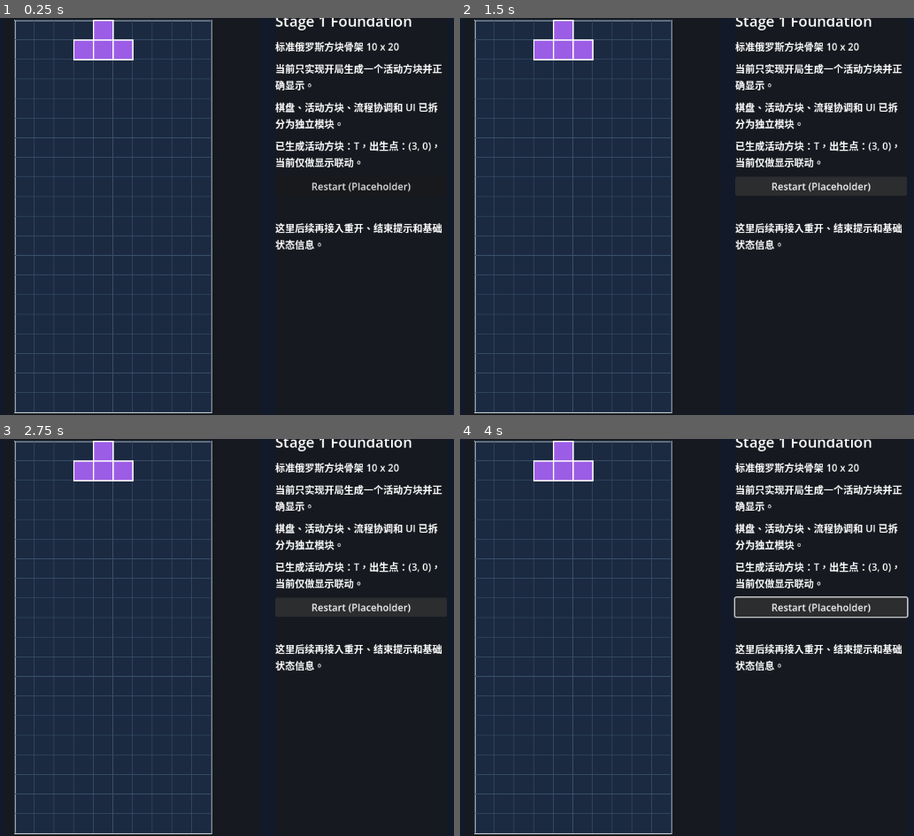
Above: before the commit, frames 1-4 (two rows, left to right).
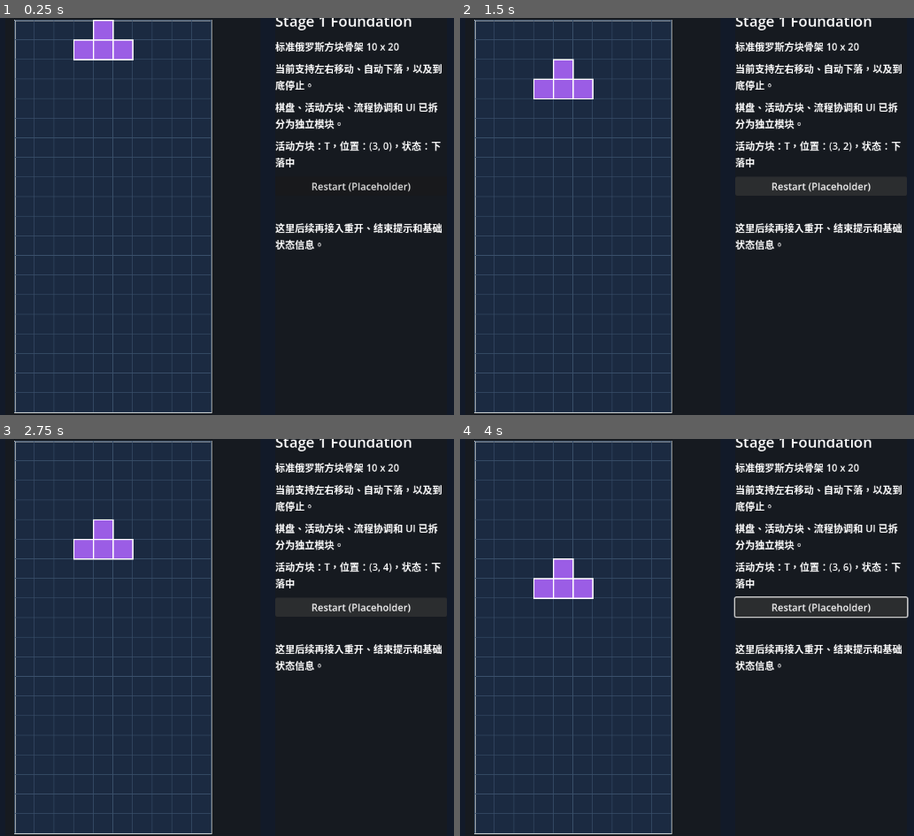
Above: after the commit, the same moments.

Repository: Drew-Z/game-first-tetris
Game: Godot game, scene res://scenes/main/main.tscn
The game is run twice, just before and just after one commit, with the same random seed, the same clock (stepped at 60 frames per second) and the same inputs.
Inputs:
- Up to frame 1 (0.25 s): no input
- Up to frame 2 (1.5 s): click "Restart (Placeholder)" at 0.5 s; click "Restart (Placeholder)" at 1.25 s
- Up to frame 3 (2.75 s): click "Restart (Placeholder)" at 2 s
- Up to frame 4 (4 s): tap Enter at 2.75 s; hold Right (ui_right) 2.78-3.53 s; tap Space at 3.5 s; hold Left (ui_left) from 3.53 s (still down)

The runs differ from the first frame. In frame 1, 1.5% of the frame differs, in the area x 60-98%, y 11-38%; in frame 2, 3.4%; in frame 3, 3.4%, in the area x 16-98%, y 0-38%; in frame 4, 3.4%.

Commit message:
feat(stage-1): add horizontal movement and gravity stop at floor

Diff:
--- a/scenes/ui/game_ui.tscn
+++ b/scenes/ui/game_ui.tscn
@@ -31,7 +31,7 @@
 [node name="DataLabel" type="Label" parent="."]
 layout_mode = 2
 autowrap_mode = 3
-text = "生成与显示摘要将在这里显示。"
+text = "运行时状态将在这里显示。"
 
 [node name="RestartButton" type="Button" parent="."]
 layout_mode = 2
--- a/scripts/game/board.gd
+++ b/scripts/game/board.gd
@@ -71,3 +71,27 @@
 
 func get_spawn_preview_position() -> Vector2:
 	return grid_to_local(get_spawn_origin())
+
+
+func is_inside_horizontal_bounds(cell: Vector2i) -> bool:
+	return cell.x >= 0 and cell.x < columns
+
+
+func can_place_piece_horizontally(cells: Array[Vector2i]) -> bool:
+	for cell in cells:
+		if not is_inside_horizontal_bounds(cell):
+			return false
+
+	return true
+
+
+func is_inside_bottom_bounds(cell: Vector2i) -> bool:
+	return cell.y >= 0 and cell.y < rows
+
+
+func can_place_piece_vertically(cells: Array[Vector2i]) -> bool:
+	for cell in cells:
+		if not is_inside_bottom_bounds(cell):
+			return false
+
+	return true
--- a/scripts/game/data/piece_state.gd
+++ b/scripts/game/data/piece_state.gd
@@ -30,5 +30,9 @@
 	return TetrominoData.get_color(piece_id)
 
 
+func move_by(offset: Vector2i) -> void:
+	origin += offset
+
+
 func describe() -> String:
 	return "%s r%d origin=%s" % [piece_id, rotation_index, origin]
--- a/scripts/game/game_manager.gd
+++ b/scripts/game/game_manager.gd
@@ -8,12 +8,33 @@
 @onready var game_ui: VBoxContainer = $"../Layout/SidebarPanel/GameUI"
 
 @export var initial_piece_id: StringName = &"T"
+@export var gravity_step_seconds: float = 0.6
 
 var active_piece_state = null
+var gravity_timer: float = 0.0
+var is_piece_falling: bool = false
 
 
 func _ready() -> void:
 	start_game()
+
+
+func _process(delta: float) -> void:
+	if active_piece_state == null or not is_piece_falling:
+		return
+
+	gravity_timer += delta
+
+	while gravity_timer >= gravity_step_seconds and is_piece_falling:
+		gravity_timer -= gravity_step_seconds
+		_try_auto_drop_active_piece()
+
+
+func _unhandled_input(event: InputEvent) -> void:
+	if event.is_action_pressed("ui_left"):
+		_try_move_active_piece(Vector2i.LEFT)
+	elif event.is_action_pressed("ui_right"):
+		_try_move_active_piece(Vector2i.RIGHT)
 
 
 func start_game() -> void:
@@ -38,6 +59,8 @@
 		active_piece.set("cell_size", board.get("cell_size"))
 
 	active_piece_state = PieceStateModel.new(initial_piece_id, spawn_origin, 0)
+	gravity_timer = 0.0
+	is_piece_falling = true
 
 	if active_piece.has_method("spawn_piece"):
 		active_piece.call("spawn_piece", active_piece_state)
@@ -50,5 +73,59 @@
 	if active_piece_state == null:
 		return
 
-	if game_ui.has_method("show_spawn_summary"):
-		game_ui.call("show_spawn_summary", active_piece_state.piece_id, active_piece_state.origin)
+	if game_ui.has_method("show_piece_runtime_summary"):
+		game_ui.call(
+			"show_piece_runtime_summary",
+			active_piece_state.piece_id,
+			active_piece_state.origin,
+			is_piece_falling
+		)
+
+
+func _try_move_active_piece(offset: Vector2i) -> void:
+	if active_piece_state == null:
+		return
+
+	var target_origin: Vector2i = active_piece_state.origin + offset
+	var target_cells: Array[Vector2i] = TetrominoData.get_global_cells(
+		active_piece_state.piece_id,
+		target_origin,
+		active_piece_state.rotation_index
+	)
+
+	if board.has_method("can_place_piece_horizontally"):
+		if not board.call("can_place_piece_horizontally", target_cells):
+			return
+
+	active_piece_state.move_by(offset)
+
+	if active_piece.has_method("spawn_piece"):
+		active_piece.call("spawn_piece", active_piece_state)
+
+	_sync_ui()
+
+
+func _try_auto_drop_active_piece() -> void:
+	if active_piece_state == null:
+		return
+
+	var target_origin: Vector2i = active_piece_state.origin + Vector2i.DOWN
+	var target_cells: Array[Vector2i] = TetrominoData.get_global_cells(
+		active_piece_state.piece_id,
+		target_origin,
+		active_piece_state.rotation_index
+	)
+
+	if board.has_method("can_place_piece_vertically"):
+		if not board.call("can_place_piece_vertically", target_cells):
+			is_piece_falling = false
+			gravity_timer = 0.0
+			_sync_ui()
+			return
+
+	active_piece_state.move_by(Vector2i.DOWN)
+
+	if active_piece.has_method("spawn_piece"):
+		active_piece.call("spawn_piece", active_piece_state)
+
+	_sync_ui()
--- a/scripts/ui/game_ui.gd
+++ b/scripts/ui/game_ui.gd
@@ -7,8 +7,9 @@
 
 func show_structure_mode(columns: int, rows: int) -> void:
 	stage_label.text = "标准俄罗斯方块骨架 %d x %d" % [columns, rows]
-	status_label.text = "当前只实现开局生成一个活动方块并正确显示。"
+	status_label.text = "当前支持左右移动、自动下落，以及到底停止。"
 
 
-func show_spawn_summary(piece_id: StringName, spawn_origin: Vector2i) -> void:
-	data_label.text = "已生成活动方块：%s，出生点：%s，当前仅做显示联动。" % [piece_id, spawn_origin]
+func show_piece_runtime_summary(piece_id: StringName, origin: Vector2i, is_falling: bool) -> void:
+	var fall_status := "下落中" if is_falling else "已到底停止"
+	data_label.text = "活动方块：%s，位置：%s，状态：%s" % [piece_id, origin, fall_status]
Not shown, changed: README.md
Not shown, changed: docs/task-board.md
Not shown, added: docs/test-checklist.md
